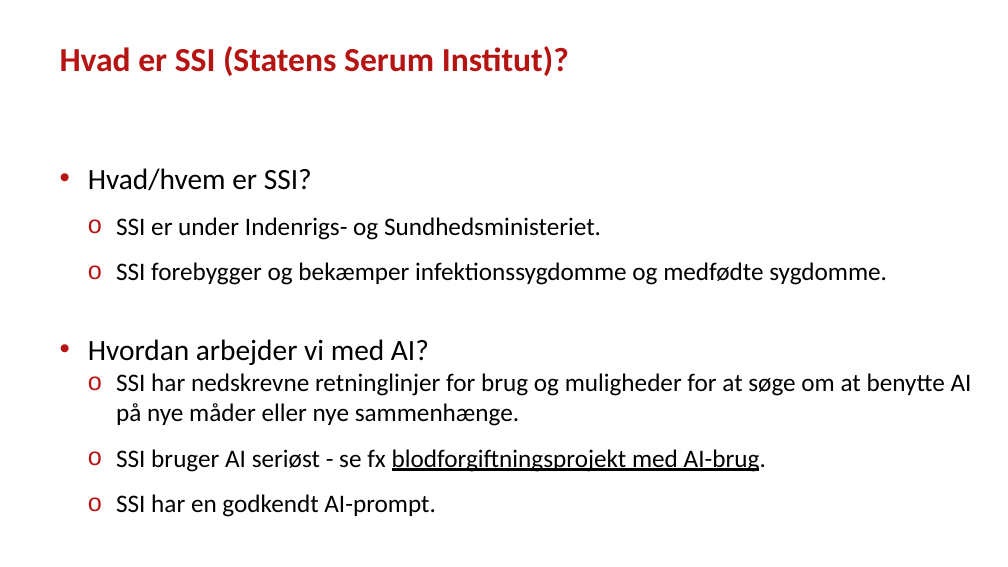
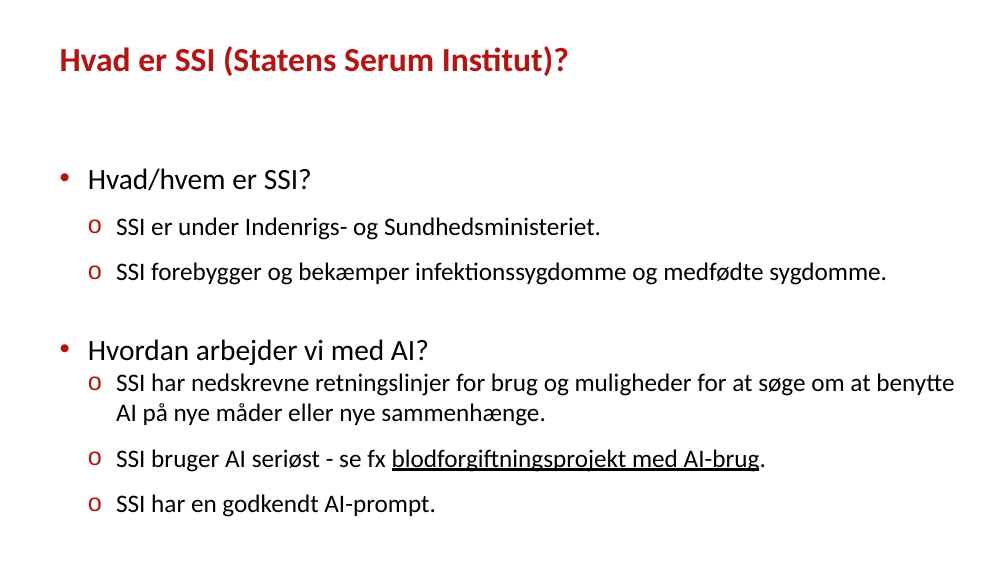
Before and after one commit to steenhulthin/DEK26_Vibe-coding-AI-assisteret-udvikling-og-ArcGIS, a slide deck: slide 3 of Vibe coding og AI-assisteret udvikling af geodata-dashboards - Steen Hulthin Rasmussen - SSI - 14.11.2025.pptx. Drawn at 1008x567 pixels with LibreOffice and Linux fonts; fonts in the diff are those of the drawing; background and template pictures are left out. Boxes give left, top, right and bottom in pixels: in the first picture for what was removed or moved away, otherwise in the second. Text is boxed around its words. In the diff, an @@ line names an element or a change of style, - is before the commit and + after.

```diff
--- a/Vibe coding og AI-assisteret udvikling af geodata-dashboards - Steen Hulthin Rasmussen - SSI - 14.11.2025.pptx
+++ b/Vibe coding og AI-assisteret udvikling af geodata-dashboards - Steen Hulthin Rasmussen - SSI - 14.11.2025.pptx
@@ text at [116,373,954,426]: text changed @@
-  o SSI har nedskrevne retninglinjer for brug og muligheder for at søge om at benytte AI på nye måder eller nye sammenhænge.
+  o SSI har nedskrevne retningslinjer for brug og muligheder for at søge om at benytte AI på nye måder eller nye sammenhænge.
```
Also in this commit, not shown: 9 other slides changed.
